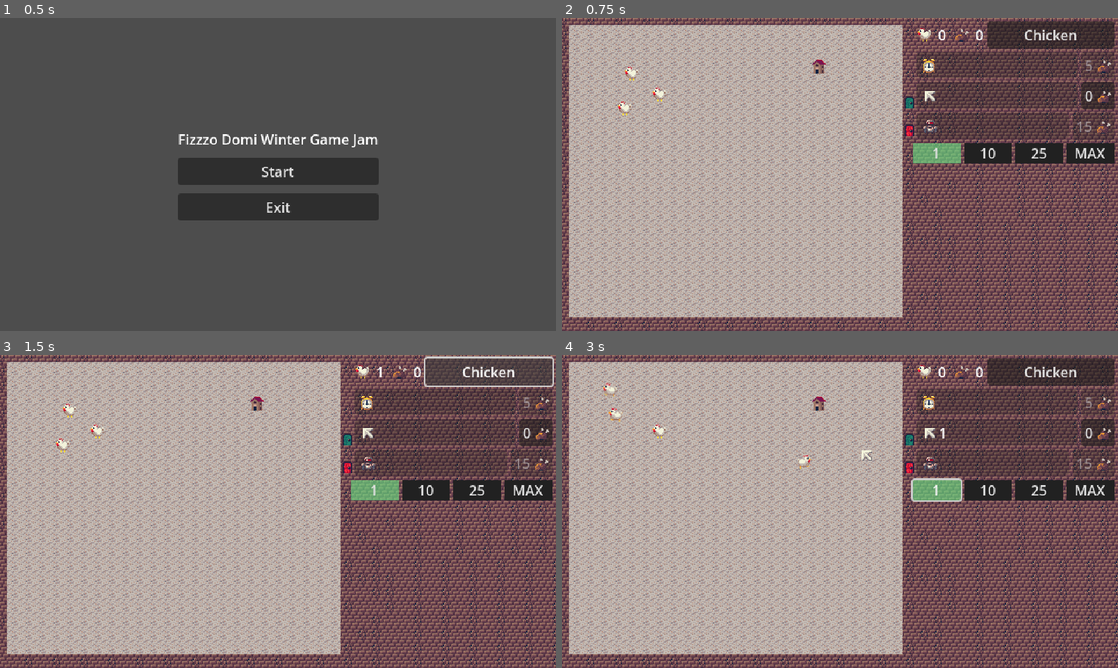
Above: before the commit, frames 1-4 (two rows, left to right).
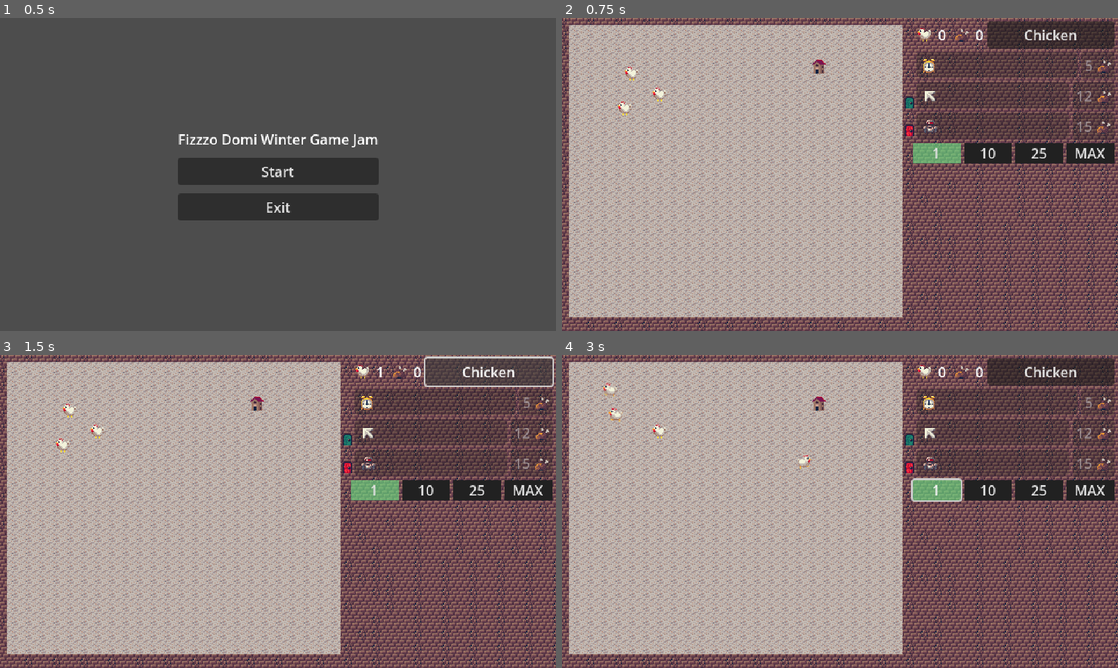
Above: after the commit, the same moments.

Repository: hostdos/WGJ25
Game: Godot game, scene res://scenes/main_menu.tscn
The game is run twice, just before and just after one commit, with the same random seed, the same clock (stepped at 60 frames per second) and the same inputs.
Inputs (mouse positions are in pixels of both pictures, inside the frame that each line leads up to):
- Up to frame 1 (0.5 s): no input
- Up to frame 2 (0.75 s): click "Start" at 0.5 s
- Up to frame 3 (1.5 s): click "Chicken" at 1.25 s
- Up to frame 4 (3 s): click (1095, 433) at 2 s, where only the run before the commit has a clickable "0"; click "1" at 2.75 s

Frame 1 is identical in both runs. In frame 2, 0.4% of the frame differs, in the area x 90-100%, y 20-30%; in frame 3, 0.4%; in frame 4, 0.5%, in the area x 53-100%, y 20-34%.

Commit message:
increase mouse price

Diff:
--- a/toy-box-25/scenes/ui/game_ui.tscn
+++ b/toy-box-25/scenes/ui/game_ui.tscn
@@ -100,7 +100,7 @@
 layout_mode = 2
 sprite_upgrade = ExtResource("8_yvtb5")
 sprite_spending_currency = ExtResource("9_k7elv")
-base_price = 0
+base_price = 12
 base_interval = 0
 
 [node name="RobotIdleUpgrade" parent="MarginContainer/VBoxContainer" instance=ExtResource("4_fct72")]
